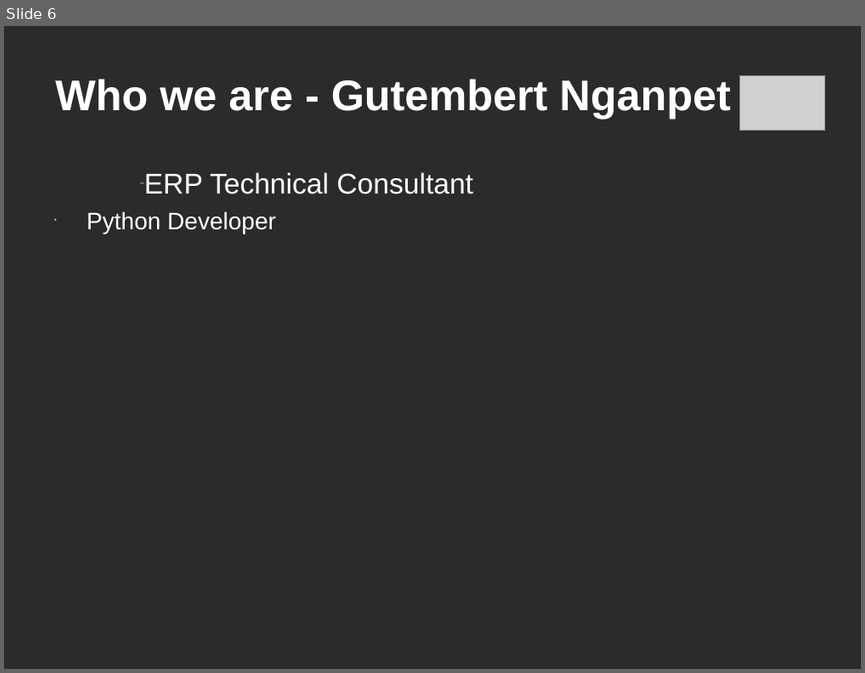
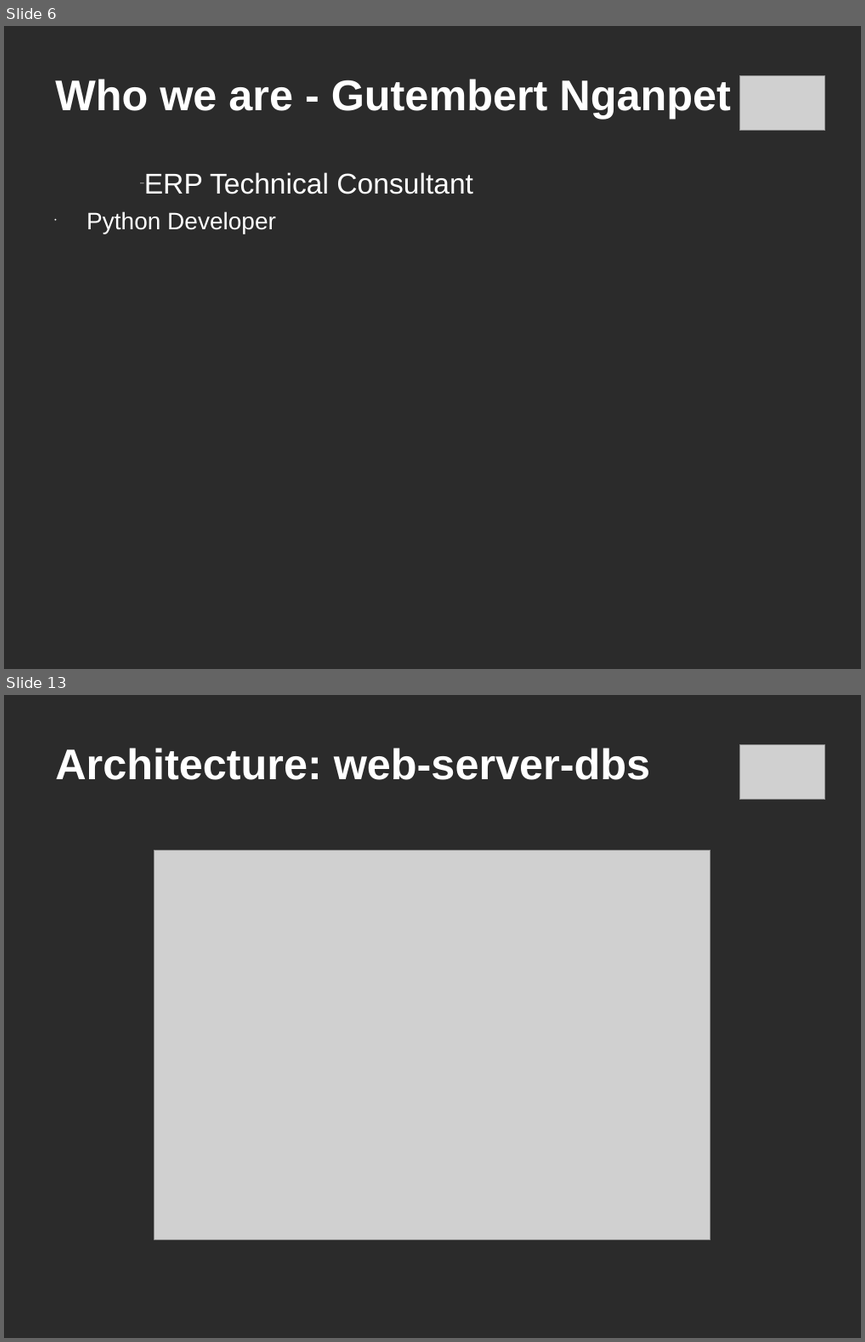
Before and after one commit to c-goosen/ctpug_11_july, a slide deck: Presentation/ctpug-odoo-11_july.ppt. Shown one above the other, each under a label of ours: slide 6 before the commit, slides 6 and 13 after it; the slides between them are not shown. The pictures are 865x673 and 865x1342 pixels, drawn with LibreOffice and Linux fonts; fonts in the diff are those of the drawing; grey boxes stand for pictures; background and template pictures are left out; a plain dark background stands for a picture behind light text. Boxes give left, top, right and bottom in pixels: in the first picture for what was removed or moved away, otherwise in the second. Text is boxed around its words. In the diff, an @@ line names an element or a change of style, - is before the commit and + after.

```diff
--- a/Presentation/ctpug-odoo-11_july.ppt
+++ b/Presentation/ctpug-odoo-11_july.ppt
@@ slide 13 added at (4,695,861,1338), background picture (left out) @@
@@ picture added at (739,744,825,800) @@
@@ title added at (55,748,650,780), 36 pt, text #FFFFFF, bold @@
+Architecture: web-server-dbs
@@ picture added at (154,850,711,1239) @@
```
Also in this commit, not shown: 8 other slides added, 5 other files.
